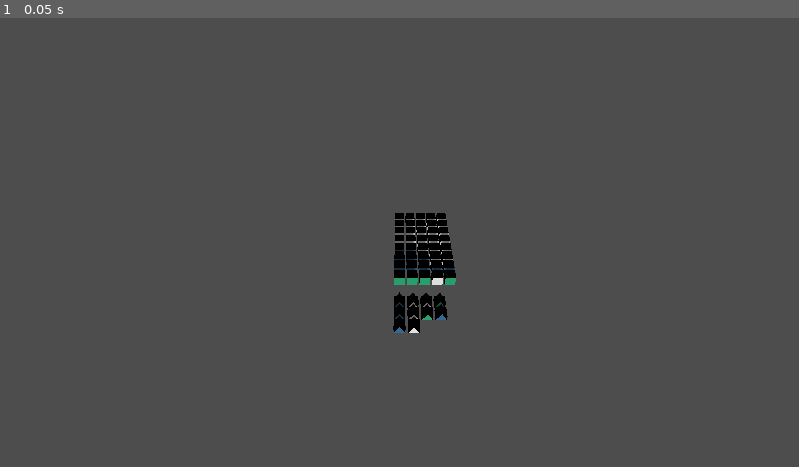
Above: before the commit, frame 1.
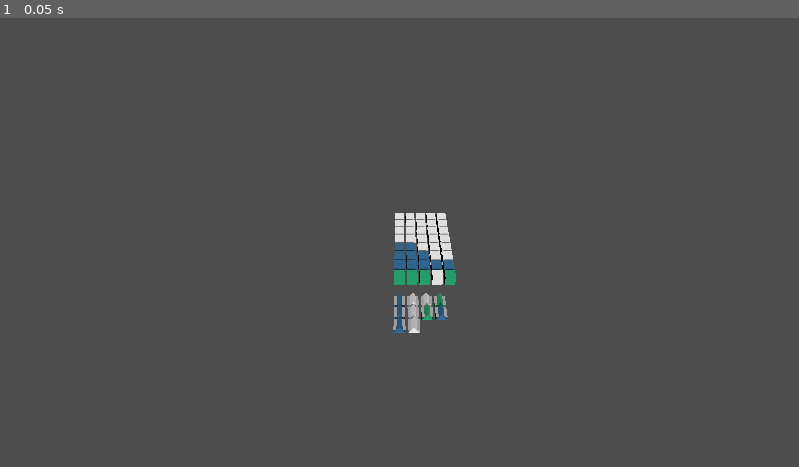
Above: after the commit, the same moment.

Repository: dariuszknappwr/Blaze-shooter
Game: Godot game, scene res://Scenes/main.tscn
Two runs of this game, one before a commit and one after it. Both use one fixed random seed, a clock stepped at 60 frames per second and the inputs below.
Inputs:
- Up to frame 1 (0.05 s): no input

The runs differ from the first frame. In frame 1, 1.2% of the frame differs, in the area x 49-58%, y 43-71%.

Commit message:
Add on click shooter message

Diff:
--- a/Scenes/main.tscn
+++ b/Scenes/main.tscn
@@ -33,7 +33,7 @@
 transform = Transform3D(1, 0, 0, 0, 0.7002368, 0.71391064, 0, -0.7139107, 0.7002368, 0, 22.266548, 25.605278)
 
 [node name="DirectionalLight3D" type="DirectionalLight3D" parent="."]
-transform = Transform3D(1, 0, 0, 0, 0.70710677, -0.70710677, 0, 0.70710677, 0.70710677, 0, 0, 0)
+transform = Transform3D(1, 0, 0, 0, 0.70710677, 0.70710677, 0, -0.70710677, 0.70710677, 0, 0, 0)
 light_energy = 1.66
 shadow_enabled = true
 shadow_opacity = 0.82
--- a/Scripts/Container/ConveyorPath.gd
+++ b/Scripts/Container/ConveyorPath.gd
@@ -79,7 +79,7 @@
 
 
 func try_put_shooter_on_conveyor(shooter: Shooter) -> bool:
-	for col in rack:
+	for col in rack.slots:
 		if col.size() > 0 and col[col.size() -1] == shooter:
 			if shooters_on_conveyor.size() >= max_conveyor_shooters:
 				conveyor_full.emit()
--- a/Scripts/Controller/GameController.gd
+++ b/Scripts/Controller/GameController.gd
@@ -32,7 +32,7 @@
 	rackView.setup(rack)
 
 	var shooter_symbols = ["0","1","1","2","0","1","2","0","0","1"]
-	shooter_manager.spawn_shooters(shooter_symbols, pathArray, rack, bench)
+	shooter_manager.spawn_shooters(shooter_symbols, pathArray, rack, bench, conveyor)
 	for i in shooter_symbols.size():
 		rackView.update_view(i)
 
--- a/Scripts/Controller/ShooterManager.gd
+++ b/Scripts/Controller/ShooterManager.gd
@@ -7,6 +7,7 @@
 @export var conveyor_speed := 2.0
 @export var color_controller: ColorController
 @export var rackView: RackView
+var conveyor: ConveyorPath
 
 var shooters: Array[Shooter] = []
 var shooter_views: Array[ShooterView] = []
@@ -14,16 +15,18 @@
 var rack: Rack
 var bench
 var conveyor_path_obj: ConveyorPath
-var conveyor_path: Array
+var path: Array
+var conveyorPath: ConveyorPath
 
 func _ready():
 	_update_shooter_view()
 
 
-func spawn_shooters(shooter_symbols: Array, path: Array, shooter_rack: Rack, bench_data: Bench):
-	conveyor_path = path
+func spawn_shooters(shooter_symbols: Array, path_: Array, shooter_rack: Rack, bench_data: Bench, conveyorPath_: ConveyorPath):
+	path = path_
 	rack = shooter_rack
 	bench = bench_data
+	conveyorPath = conveyorPath_
 
 	for i in range(shooter_symbols.size()):
 		var color_symbol = shooter_symbols[i]
@@ -57,7 +60,7 @@
 		view.set_position(rootPos + pos3D * grid_config.cell_size)
 
 func create_shooter(symbol: String, bullets: int, column: int):
-	var shooter = Shooter.new(symbol, bullets, conveyor_path)
+	var shooter = Shooter.new(symbol, bullets, path)
 	rack.add_shooter(shooter, column)
 	shooters.append(shooter)
 	return shooter
@@ -67,13 +70,18 @@
 	view.grid_config = grid_config
 	view.color_controller = color_controller
 	view.setup(shooter)
+	view.clicked.connect(_on_shooter_clicked)
 	add_child(view)
 	shooter_views.append(view)
 	shooter_container_views[shooter] = view
 	return view
 
 func get_current_step(shooter: Shooter) -> ConveyorPath.Step:
-	return conveyor_path[shooter.path_index]
+	return path[shooter.path_index]
 
 func _on_shooter_completed_rotation(shooter: Shooter):
 	bench.add_shooter(shooter)
+
+func _on_shooter_clicked(shooter):
+	print(shooter.color_symbol)
+	conveyorPath.try_put_shooter_on_conveyor(shooter)
--- a/Scripts/View/ShooterView.gd
+++ b/Scripts/View/ShooterView.gd
@@ -7,15 +7,18 @@
 var shooter: Shooter
 var move_speed := 5.0
 var target_position: Vector3
-
-var flash_time := 0.2
-var flashing := false
-var flash_timer := 0.0
 var original_color: Color
+signal clicked(shooter: Shooter)
 
 func _ready() -> void:
 	if not grid_config:
 		push_error("ShooterView: Please fill grid_config in Inspector!")
+	var area = Area3D.new()
+	var collision = CollisionShape3D.new()
+	collision.shape = BoxShape3D.new()
+	area.add_child(collision)
+	add_child(area)
+	area.input_event.connect(_on_area_clicked)
 
 func setup(shooter_data: Shooter):
 	shooter = shooter_data
@@ -31,3 +34,7 @@
 				mat = StandardMaterial3D.new()
 				child.material_override = mat
 			mat.albedo_color = color
+
+func _on_area_clicked(camera, event, pos, normal, shape_idx):
+	if event is InputEventMouseButton and event.pressed and event.button_index == MOUSE_BUTTON_LEFT:
+		clicked.emit(shooter)
